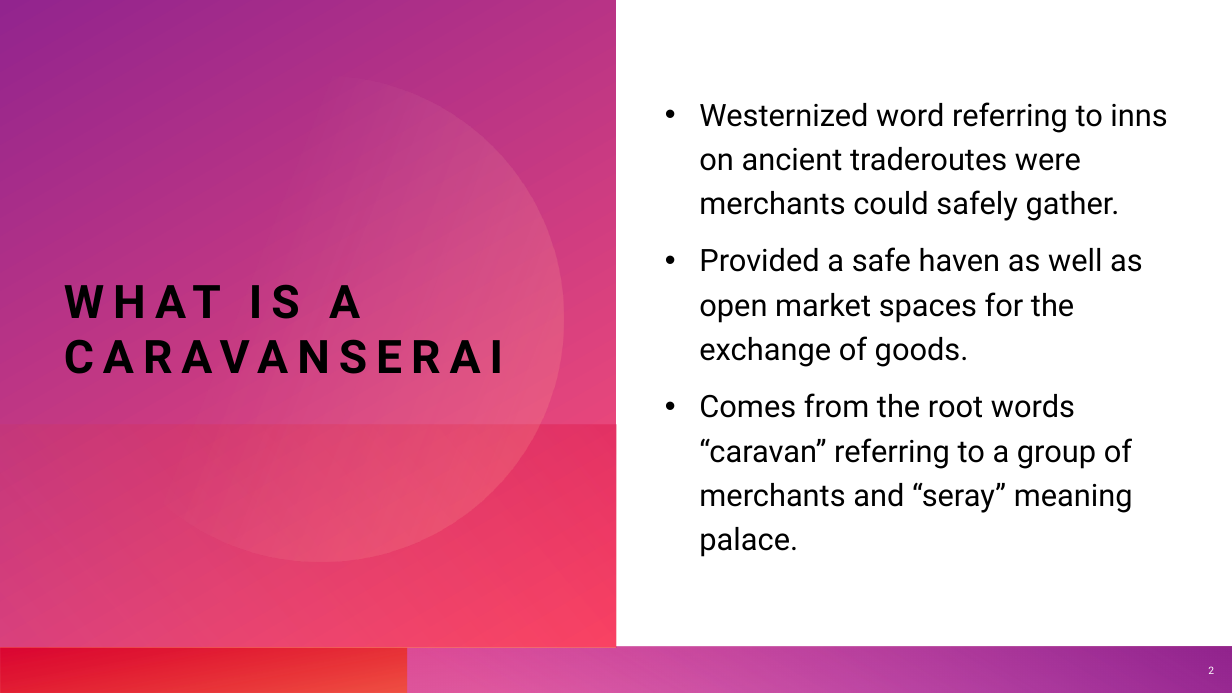
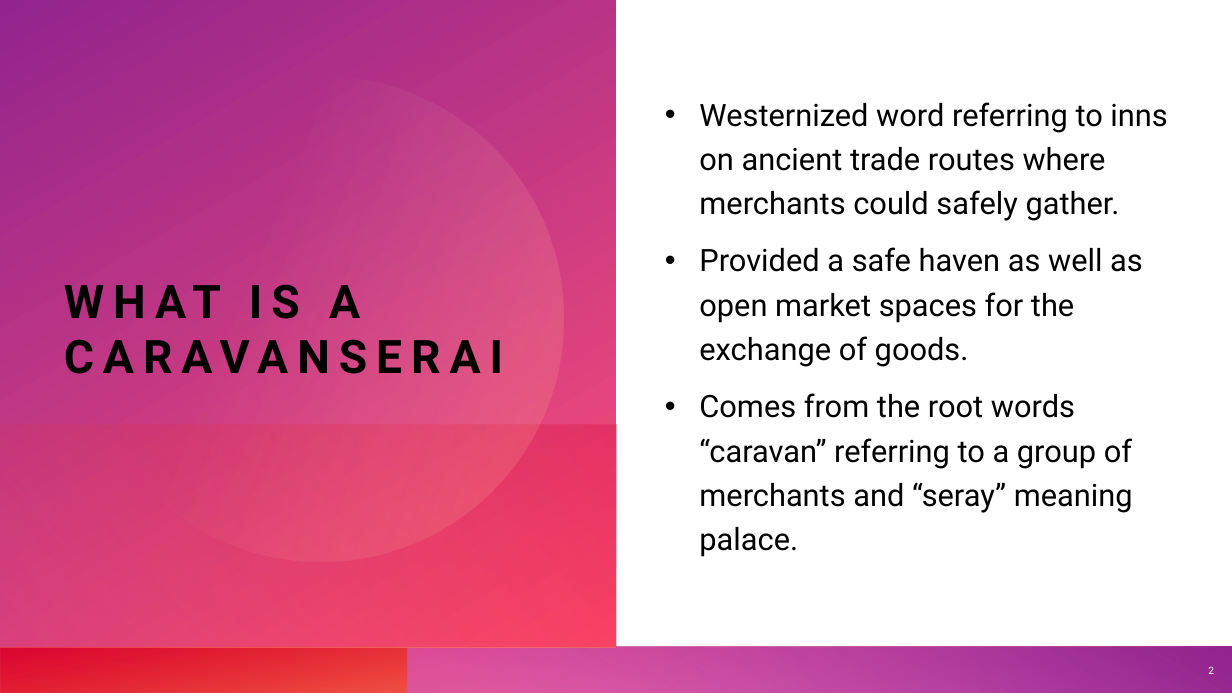
Before and after one commit to cart7982/CaravanSeraiCS360, a slide deck: slide 2 of Presentations/Caravanserai.pptx. Drawn at 1232x693 pixels with LibreOffice and Linux fonts; fonts in the diff are those of the drawing. Boxes give left, top, right and bottom in pixels: in the first picture for what was removed or moved away, otherwise in the second. Text is boxed around its words. In the diff, an @@ line names an element or a change of style, - is before the commit and + after.

```diff
--- a/Presentations/Caravanserai.pptx
+++ b/Presentations/Caravanserai.pptx
@@ text at bbox=[699, 102, 1167, 221]: text changed @@
-• Westernized word referring to inns on ancient traderoutes were merchants could safely gather.
+• Westernized word referring to inns on ancient trade routes where merchants could safely gather.
```
Also in this commit, not shown: 4 other slides changed.
